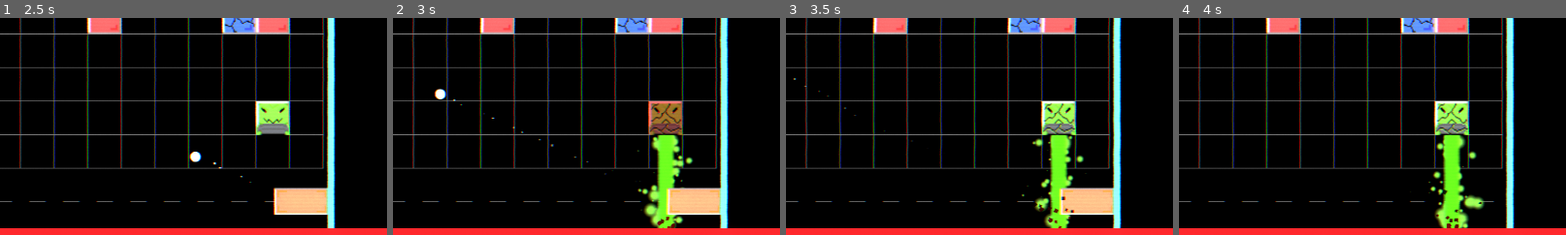
Above: before the commit, frames 1-4 (left to right).
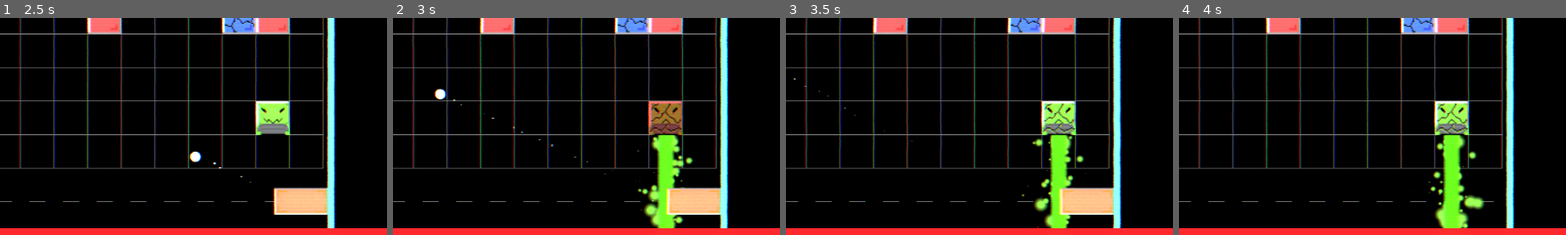
Above: after the commit, the same moments.

Repository: Nicheen/NotPong2025
Game: Godot game, scene res://scenes/menus/main_menu.tscn
Two runs of this game, one before a commit and one after it. Both use one fixed random seed, a clock stepped at 60 frames per second and the inputs below.
Inputs (mouse positions are % of the whole screen's width and height, from its top left):
- Up to frame 1 (2.5 s): click "START GAME" at 0.5 s; tap Enter (ui_accept) at 1.25, 1.52, 2.27 s; move the mouse to (72, 45) at 1.27 s; hold D (move_right) 1.28-2.03 s; click (72, 45) at 1.35 s; move the mouse to (30, 55) at 2.02 s; hold S (teleport_down) from 2.03 s (still down); click (30, 55) at 2.1 s
- Up to frame 2 (3 s): move the mouse to (60, 28) at 2.77 s; release S (teleport_down) at 2.78 s; hold D (move_right) from 2.78 s (still down); click (60, 28) at 2.85 s
- Up to frame 3 (3.5 s): keep holding D (move_right)
- Up to frame 4 (4 s): move the mouse to (45, 70) at 3.52 s; release D (move_right) at 3.53 s; hold W (teleport_up) from 3.53 s (still down); click (45, 70) at 3.6 s; tap Enter (ui_accept) at 3.77 s
The pictures show only the part of the screen within x 41-91%, y 50-100%; the shares and areas given below are measured in that part.

Frame 1 is identical in both runs. In frame 2, 0.1% of the frame differs, in the area x 68-73%, y 91-97%; in frame 3, 0.2%, in the area x 63-75%, y 82-97%; in frame 4, 0.2%.

Commit message:
Fixed level counter bug + boss1 spawn bug + lazer bug with level

Diff:
--- a/NOTPONG/effects/laser.tscn
+++ b/NOTPONG/effects/laser.tscn
@@ -122,6 +122,7 @@
 particle_flag_disable_z = true
 angle_min = 30.0
 angle_max = 90.0
+direction = Vector3(0, -1, 0)
 spread = 30.0
 initial_velocity_min = 50.0
 initial_velocity_max = 120.0
@@ -138,7 +139,7 @@
 [node name="Line2D" type="Line2D" parent="."]
 unique_name_in_owner = true
 visible = false
-points = PackedVector2Array(40, 0, 1400, 0)
+points = PackedVector2Array(40, 0, 0, 0)
 texture = SubResource("ImageTexture_btyrk")
 texture_mode = 2
 begin_cap_mode = 2
--- a/NOTPONG/scenes/obj/blocks/block.gd
+++ b/NOTPONG/scenes/obj/blocks/block.gd
@@ -113,8 +113,10 @@
 	is_dead = true
 	print("Block destroyed by laser (no score awarded)")
 
-	# Don't emit the death signal that awards score
-	# Just play the death effect
+	# VIKTIG FIX: Skicka ändå signal så att enemies_killed räknaren uppdateras
+	# Vi skickar 0 poäng istället för score_value
+	block_died.emit(0)
+
 	play_death_effect()
 
 func show_damage_effect():
--- a/NOTPONG/scenes/obj/blocks/block_blue.gd
+++ b/NOTPONG/scenes/obj/blocks/block_blue.gd
@@ -208,13 +208,21 @@
 
 # Silent death method (no score awarded)
 func die_silently():
+	"""Die without awarding score - used for laser kills"""
 	if is_dead:
 		return
 
 	is_dead = true
 	print("Blue Block destroyed by laser (no score awarded)")
 
-	# Don't emit the death signal that awards score
+	# Stop regeneration
+	if is_regenerating:
+		stop_regeneration()
+
+	# VIKTIG FIX: Skicka ändå signal så att enemies_killed räknaren uppdateras
+	# Vi skickar 0 poäng istället för score_value
+	block_died.emit(0)
+
 	play_death_effect()
 
 func show_damage_effect():
--- a/NOTPONG/scenes/obj/blocks/block_dropper.gd
+++ b/NOTPONG/scenes/obj/blocks/block_dropper.gd
@@ -154,8 +154,10 @@
 	is_dead = true
 	print("Block Dropper destroyed by laser (no score awarded)")
 
-	# Don't emit the death signal that awards score
-	# Just play the death effect
+	# VIKTIG FIX: Skicka ändå signal så att enemies_killed räknaren uppdateras
+	# Vi skickar 0 poäng istället för score_value
+	block_dropper_died.emit(0)
+
 	play_death_effect()
 
 func show_damage_effect():
--- a/NOTPONG/scenes/obj/blocks/block_laser.gd
+++ b/NOTPONG/scenes/obj/blocks/block_laser.gd
@@ -236,12 +236,15 @@
 		return
 
 	is_dead = true
-	print("laser block destroyed by laser (no score awarded)")
+	print("Laser block destroyed by laser (no score awarded)")
 
 	laser.is_casting = false
 
-	# Don't emit the death signal that awards score
-	# Just play the death effect
+	# VIKTIG FIX: Skicka ändå signal så att enemies_killed räknaren uppdateras
+	# Vi skickar 0 poäng istället för score_value
+	block_died.emit(0)
+
+	# Play the death effect
 	play_death_effect()
 
 func change_to_cracked_sprite():
--- a/NOTPONG/scripts/level_manager.gd
+++ b/NOTPONG/scripts/level_manager.gd
@@ -6,6 +6,10 @@
 func start_level(level: int):
 	current_level = level
 	print("Starting level: ", level)
+
+	# FIX: Uppdatera UI när nivå startar
+	if main_scene and main_scene.has_method("update_ui"):
+		main_scene.update_ui()
 
 	# Rensa tidigare enemies/blocks
 	clear_level()
@@ -17,7 +21,9 @@
 		spawn_normal_level(level)
 
 func is_boss_level(level: int) -> bool:
-	return level % 5 == 0  # Var tionde level (10, 20, 30, etc.)
+	var is_boss = level % 5 == 0  # Var femte level (5, 10, 15, etc.)
+	print("Level ", level, " is boss level: ", is_boss)
+	return is_boss
 
 func clear_level():
 	"""Clear level using the main scene's improved clear function"""
@@ -121,8 +127,9 @@
 	main_scene.bosses.append(boss)
 	main_scene.total_enemies += 1
 
-	# Reserve boss position
-	main_scene.spawn_manager.reserve_positions([boss_position])
+	# FIX: Skapa en korrekt typed Array[Vector2] för boss position
+	var boss_positions: Array[Vector2] = [boss_position]
+	main_scene.spawn_manager.reserve_positions(boss_positions)
 
 	print("Boss spawned for level ", level, " with health multiplier: ", boss_health_multiplier)
 
@@ -136,11 +143,15 @@
 func level_completed():
 	if is_boss_level(current_level):
 		print("BOSS LEVEL ", current_level, " COMPLETED!")
-		# Längre paus efter boss
 		await get_tree().create_timer(3.0).timeout
 	else:
 		print("Level ", current_level, " completed!")
 		await get_tree().create_timer(2.0).timeout
 
 	current_level += 1
+
+	# FIX: Uppdatera UI omedelbart efter level ökning
+	if main_scene and main_scene.has_method("update_ui"):
+		main_scene.update_ui()
+
 	start_level(current_level)
--- a/NOTPONG/scripts/main.gd
+++ b/NOTPONG/scripts/main.gd
@@ -84,11 +84,13 @@
 func setup_level_manager():
 	level_manager = Node.new()
 	level_manager.name = "LevelManager"
+	level_manager.set_script(load("res://scripts/level_manager.gd"))
 	add_child(level_manager)
-	level_manager.set_script(load("res://scripts/level_manager.gd"))
 
 	# Give level manager access to main scene
 	level_manager.main_scene = self
+
+	print("Level manager setup complete")
 
 func setup_screen_distortion():
 	"""Create a screen-space distortion overlay that affects everything"""
@@ -314,7 +316,7 @@
 	var enemy = enemy_scene.instantiate()
 	enemy.global_position = position
 
-	# Connect enemy signals - now the enemy will emit its position automatically
+	# Connect enemy signals
 	enemy.enemy_died.connect(_on_enemy_died_with_distortion)
 	enemy.enemy_hit.connect(_on_enemy_hit)
 
@@ -322,10 +324,12 @@
 	enemies.append(enemy)
 	total_enemies += 1
 
-	# Reserve this position in spawn manager
-	spawn_manager.reserve_positions([position])
+	# FIX: Använd typed array
+	var positions: Array[Vector2] = [position]
+	spawn_manager.reserve_positions(positions)
 
 	print("Spawned enemy at: ", position)
+
 func generate_spawn_positions():
 	# Rensa eventuella befintliga positioner
 	all_spawn_positions.clear()
@@ -382,8 +386,9 @@
 	blue_blocks.append(block)
 	total_enemies += 1
 
-	# Reserve this position in spawn manager
-	spawn_manager.reserve_positions([position])
+	# FIX: Använd typed array
+	var positions: Array[Vector2] = [position]
+	spawn_manager.reserve_positions(positions)
 
 	print("Spawned blue block at: ", position)
 
@@ -419,8 +424,9 @@
 	block_droppers.append(block)
 	total_enemies += 1
 
-	# Reserve this position in spawn manager
-	spawn_manager.reserve_positions([position])
+	# FIX: Använd typed array
+	var positions: Array[Vector2] = [position]
+	spawn_manager.reserve_positions(positions)
 
 	print("Spawned block dropper at: ", position)
 
@@ -447,8 +453,9 @@
 	blocks.append(block)
 	total_enemies += 1
 
-	# Reserve this position in spawn manager
-	spawn_manager.reserve_positions([position])
+	# FIX: Använd typed array
+	var positions: Array[Vector2] = [position]
+	spawn_manager.reserve_positions(positions)
 
 	print("Spawned block at: ", position)
 
@@ -481,9 +488,8 @@
 
 func spawn_enemy_lazer_at_position(position: Vector2):
 	var lazer_scene = load(ENEMY_BLOCK_LASER_SCENE)
-
 	if not lazer_scene:
-		print("ERROR: Could not load laser scene")
+		print("ERROR: Could not load laser block scene at: ", ENEMY_BLOCK_LASER_SCENE)
 		return
 
 	var lazer_block = lazer_scene.instantiate()
@@ -497,8 +503,9 @@
 	lazer_blocks.append(lazer_block)
 	total_enemies += 1
 
-	# Reserve this position in spawn manager
-	spawn_manager.reserve_positions([position])
+	# FIX: Använd typed array
+	var positions: Array[Vector2] = [position]
+	spawn_manager.reserve_positions(positions)
 
 	print("Spawned laser block at: ", position)
 
@@ -967,10 +974,11 @@
 	# Find and free the position of the destroyed block
 	cleanup_destroyed_entity_position()
 
-	# Check win condition - ADD THIS PART
+	# Check win condition
 	if enemies_killed >= total_enemies:
 		if level_manager and level_manager.has_method("level_completed"):
-			current_level += 1
+			# VIKTIG FIX: Ta bort denna rad som orsakar dubbel ökning
+			# current_level += 1  <-- RADERA DENNA RAD!
 			level_manager.level_completed()
 		else:
 			player_wins()
@@ -1007,7 +1015,9 @@
 		score_label_in_death_menu.text = "Final Score: " + str(current_score)
 
 func update_ui():
-	hud.update_level(current_level)
+	# FIX: Använd level_manager.current_level istället för lokal current_level
+	if level_manager:
+		hud.update_level(level_manager.current_level)
 	hud.update_score(current_score)
 
 	# Check for high score updates in real-time and update HUD
--- a/NOTPONG/scripts/obj/enemy/enemy.gd
+++ b/NOTPONG/scripts/obj/enemy/enemy.gd
@@ -115,8 +115,10 @@
 	is_dead = true
 	print("Enemy destroyed by laser (no score awarded)")
 
-	# Don't emit the death signal that awards score
-	# Just play the death effect
+	# VIKTIG FIX: Skicka ändå signal så att enemies_killed räknaren uppdateras
+	# Vi skickar 0 poäng istället för score_value, men behåller position för effekter
+	enemy_died.emit(0, global_position)
+
 	play_death_effect()
 
 func show_damage_effect():
Not shown: 1 places in NOTPONG/scenes/main.tscn that only renumber resources
